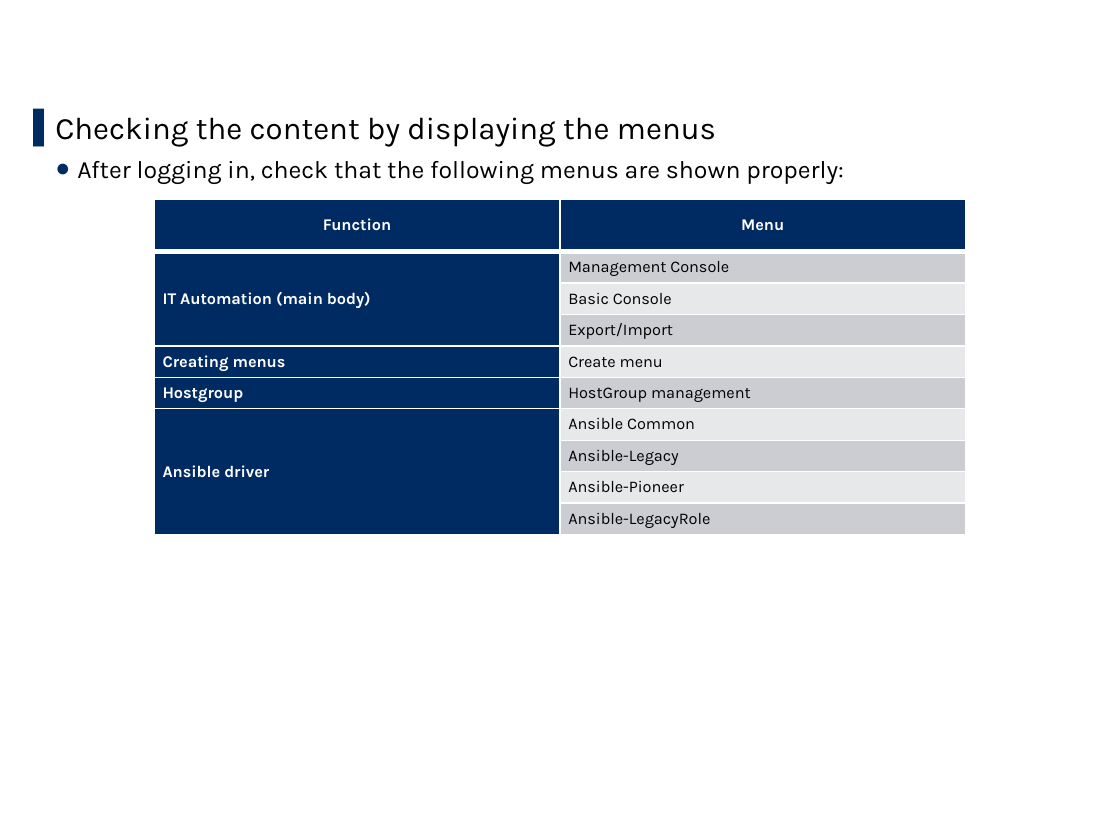
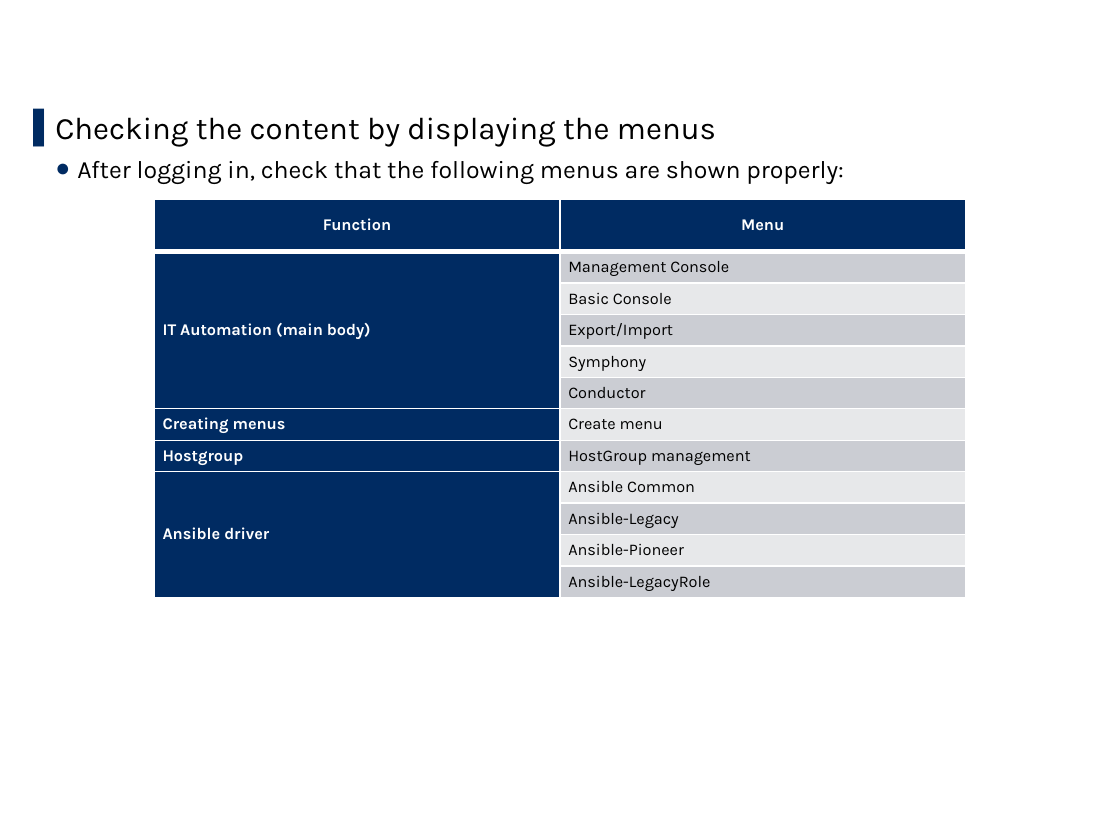
Before and after one commit to exastro-suite/it-automation-docs, a slide deck: slide 23 of asset/Learn/ITA-online-install_en.pptx. Drawn at 1120x840 pixels with LibreOffice and Linux fonts; fonts in the diff are those of the drawing; background and template pictures are left out. Boxes give left, top, right and bottom in pixels: in the first picture for what was removed or moved away, otherwise in the second. Text is boxed around its words. In the diff, an @@ line names an element or a change of style, - is before the commit and + after.

```diff
--- a/asset/Learn/ITA-online-install_en.pptx
+++ b/asset/Learn/ITA-online-install_en.pptx
@@ table at (155, 199, 965, 597) @@
+row 5:  | Symphony
+row 6:  | Conductor
```
Also in this commit, not shown: 5 other slides changed.
